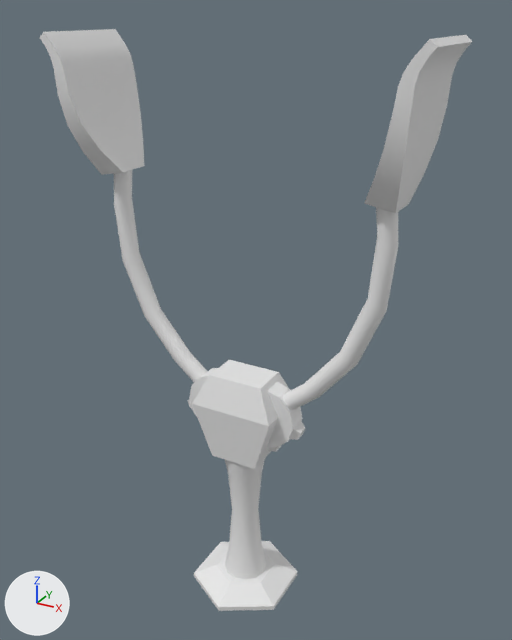
Renders of the FBX model Assets/_ART/Gijs/Models/SM_HandGrabber_01.fbx from each side of a commit.
Before and after are seen from a 50 mm lens placed at (0.116, -0.201, 0.281), pointed at (0.001, 0.007, 0.177). Arrows for +X, +Y and +Z are at lower left; the lights stay in place. The older version comes first. Where no turn or scale is listed for an object, it has been applied to the vertices.

The scene before the commit, as lines of its bpy script (objects in view):
```python
me_cube_031 = bpy.data.meshes.new('Cube.031')
me_cube_031.from_pydata(...)  # 32 vertices, 30 faces; spans x -0.0651..-0.0446, y -0.018..0.018, z 0.2267..0.274
me_cube_032 = bpy.data.meshes.new('Cube.032')
me_cube_032.from_pydata(...)  # 32 vertices, 30 faces; spans x 0.0446..0.0651, y -0.018..0.018, z 0.2267..0.2741
me_cylinder_005 = bpy.data.meshes.new('Cylinder.005')
me_cylinder_005.from_pydata(...)  # 72 vertices, 60 faces; spans x 0.013..0.054, y -0.0035..0.0035, z 0.1456..0.232
me_cylinder_008 = bpy.data.meshes.new('Cylinder.008')
me_cylinder_008.from_pydata(...)  # 72 vertices, 60 faces; spans x -0.054..-0.013, y -0.0035..0.0035, z 0.1455..0.2319
me_cylinder_017 = bpy.data.meshes.new('Cylinder.017')
me_cylinder_017.from_pydata(...)  # 32 vertices, 29 faces; spans x 0.0033..0.0244, y -0.0039..0.0039, z 0.1289..0.156
ob_arm = bpy.data.objects.new('arm', me_cylinder_008)
ob_arm.location = (0.0, 0.0, 0.0)
ob_arm_001 = bpy.data.objects.new('arm.001', me_cylinder_005)
ob_arm_001.location = (0.0, 0.0, 0.0)
ob_grip = bpy.data.objects.new('grip', me_cube_031)
ob_grip.location = (0.0, 0.0, 0.0)
ob_grip_001 = bpy.data.objects.new('grip.001', me_cube_032)
ob_grip_001.location = (0.0, 0.0, 0.0)
ob_spin_001 = bpy.data.objects.new('spin.001', me_cylinder_017)
ob_spin_001.location = (0.0, 0.0, 0.0)
# also in view: 'Cube' at (0.0, 0.0, 0.141); 'bar' at (0.0, 0.0, 0.097); 'screw.001' at (0.0, 0.0, 0.06)
```
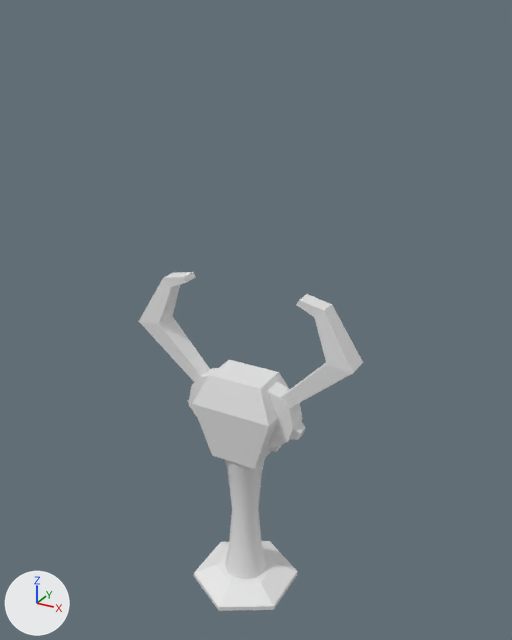
Commit message: grabber en knife models

Where the newer file only moved an object's origin or applied its transform, the numbers keep the older frame.

The change, as a list of edits to the scene's bpy script:
```text
Add me_cylinder_017_1:
    me_cylinder_017_1.from_pydata([(0.019, 0.0032, 0.0442), (0.019, -0.0032, 0.0442), (0.0246, 0.0044, 0.0287), (0.0246, -0.0044, 0.0287), (0.0224, 0.0032, 0.0473), (0.0224, -0.0032, 0.0473), (0.0342, 0.0044, 0.0279), (0.0342, -0.0044, 0.0279), (0.0132, 0.0032, 0.0492), (0.0132, -0.0032, 0.0492), (0.0123, 0.0032, 0.0473), (0.0123, -0.0032, 0.0473), (0.0063, 0.0032, 0.0097), (0.0096, 0.0032, 0.0063), (0.0096, -0.0032, 0.0063), (0.0063, -0.0032, 0.0097)], [], [(8, 9, 5, 4), (4, 5, 7, 6), (13, 12, 2, 6), (11, 1, 5, 9), (2, 0, 4, 6), (1, 3, 7, 5), (3, 15, 14, 7), (12, 15, 3, 2), (3, 1, 0, 2), (1, 11, 10, 0), (0, 10, 8, 4), (10, 11, 9, 8), (7, 14, 13, 6)])
Add me_cylinder_018:
    me_cylinder_018.from_pydata([(-0.019, 0.0032, 0.0441), (-0.019, -0.0032, 0.0441), (-0.0247, 0.0044, 0.0287), (-0.0247, -0.0044, 0.0287), (-0.0225, 0.0032, 0.0473), (-0.0225, -0.0032, 0.0473), (-0.0342, 0.0044, 0.0279), (-0.0342, -0.0044, 0.0279), (-0.0132, 0.0032, 0.0492), (-0.0132, -0.0032, 0.0492), (-0.0124, 0.0032, 0.0473), (-0.0124, -0.0032, 0.0473), (-0.0064, 0.0032, 0.0097), (-0.0097, 0.0032, 0.0063), (-0.0097, -0.0032, 0.0063), (-0.0064, -0.0032, 0.0097)], [], [(8, 4, 5, 9), (4, 6, 7, 5), (13, 6, 2, 12), (11, 9, 5, 1), (2, 6, 4, 0), (1, 5, 7, 3), (3, 7, 14, 15), (12, 2, 3, 15), (3, 2, 0, 1), (1, 0, 10, 11), (0, 4, 8, 10), (10, 8, 9, 11), (7, 6, 13, 14)])
Remove ob_arm:
    ob_arm = bpy.data.objects.new('arm', me_cylinder_008)
    ob_arm.location = (0.0, 0.0, 0.0)
Remove ob_grip_001:
    ob_grip_001 = bpy.data.objects.new('grip.001', me_cube_032)
    ob_grip_001.location = (0.0, 0.0, 0.0)
Remove ob_grip:
    ob_grip = bpy.data.objects.new('grip', me_cube_031)
    ob_grip.location = (0.0, 0.0, 0.0)
Remove ob_arm_001:
    ob_arm_001 = bpy.data.objects.new('arm.001', me_cylinder_005)
    ob_arm_001.location = (0.0, 0.0, 0.0)
Add ob_claw:
    ob_claw = bpy.data.objects.new('claw', me_cylinder_017_1)
    ob_claw.location = (0.0097, 0.0, 0.1433)
Add ob_claw_001:
    ob_claw_001 = bpy.data.objects.new('claw.001', me_cylinder_018)
    ob_claw_001.location = (-0.0096, 0.0, 0.1433)
```

Boxes (x1, y1, x2, y2) around the edits, measured in the pictures (512 x 640 px):
'grip', deleted: before (40, 29, 145, 175)
'grip.001', deleted: before (364, 35, 472, 213)
'arm.001', deleted: before (283, 207, 399, 410)
'arm', deleted: before (114, 170, 208, 382)
'claw', added: after (281, 294, 363, 408)
'claw.001', added: after (139, 272, 210, 382)
